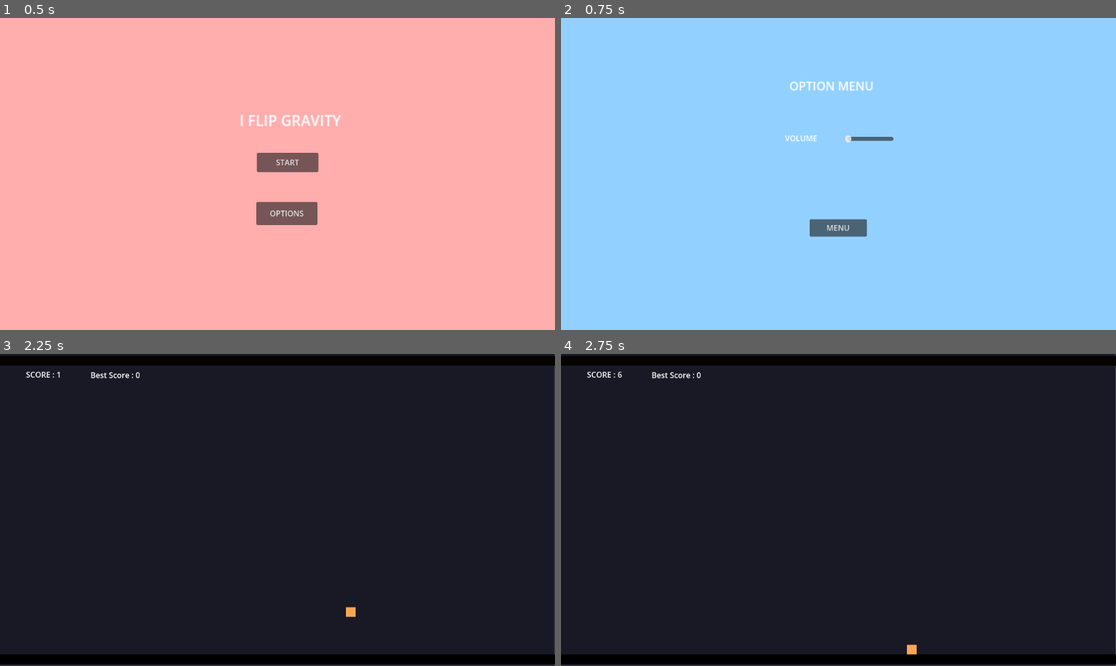
Above: before the commit, frames 1-4 (two rows, left to right).
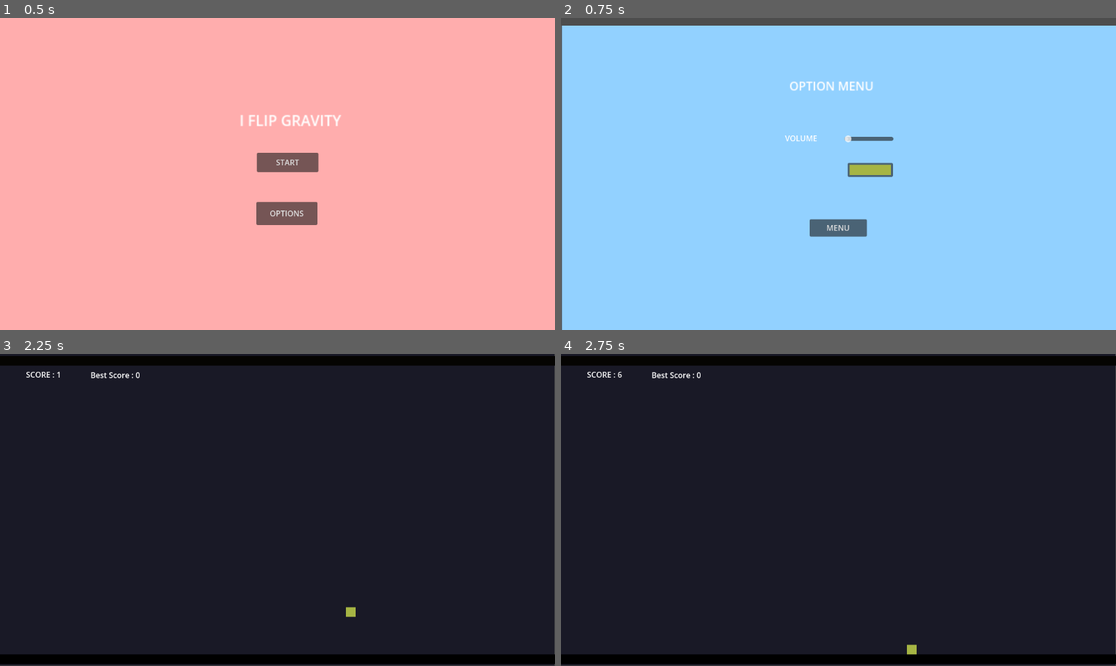
Above: after the commit, the same moments.

Repository: ansh33430w/I-flip-Gravity
Game: Godot game, scene res://scenes/mainmenu.tscn
Same seed, same stepped clock (60 frames per second), same inputs: the game is played once before the commit and once after it.
Inputs:
- Up to frame 1 (0.5 s): no input
- Up to frame 2 (0.75 s): click "OPTIONS" at 0.5 s
- Up to frame 3 (2.25 s): click "MENU" at 1.25 s; click "START" at 2 s
- Up to frame 4 (2.75 s): no input

Frame 1 is identical in both runs. In frame 2, 3.1% of the frame differs, in the area x 0-100%, y 0-100%; in frame 3, less than 0.1%; in frame 4, less than 0.1%.

Commit message:
added player color picker in option menu

Diff:
--- a/scenes/options.tscn
+++ b/scenes/options.tscn
@@ -13,8 +13,10 @@
 
 [node name="ColorRect" type="ColorRect" parent="." unique_id=1190918585]
 layout_mode = 0
-offset_right = 1152.0
-offset_bottom = 648.0
+offset_left = 2.0
+offset_top = 16.0
+offset_right = 1154.0
+offset_bottom = 664.0
 color = Color(0.57254905, 0.81960785, 1, 1)
 
 [node name="Button" type="Button" parent="." unique_id=971834924]
@@ -49,4 +51,11 @@
 scale = Vector2(1.535, 1.535)
 text = "OPTION MENU"
 
+[node name="ColorPickerButton" type="ColorPickerButton" parent="." unique_id=584923908]
+layout_mode = 0
+offset_left = 595.0
+offset_top = 301.0
+offset_right = 689.0
+offset_bottom = 330.0
+
 [connection signal="pressed" from="Button" to="." method="_on_button_pressed"]
--- a/scripts/CharacterBody2D.gd
+++ b/scripts/CharacterBody2D.gd
@@ -15,7 +15,7 @@
 
 
 func _ready() -> void:
-	color_rect.color = Color(0.97, 0.652, 0.337, 1.0)
+	color_rect.color =Global.playercolor
 
 
 func _physics_process(delta: float) -> void:
@@ -43,6 +43,11 @@
 func gravityflip() :
 
 	gravity_direction *= -1
-	color_rect.color = Color(1,.5,.2) if gravity_direction == -1 else Color(.2,.8,1)
+	var base = Global.playercolor
+	var flipped = base.inverted()
+
+	color_rect.color = flipped if gravity_direction ==-1 else base
+	$flipparticles.modulate= color_rect.color
 	$flipparticles.restart()
+
 	$flipparticles.emitting=true
--- a/scripts/GLOBAL.gd
+++ b/scripts/GLOBAL.gd
@@ -1,8 +1,10 @@
 extends Node
 
 var highscore = 0
+var playercolor = Color(0.649, 0.709, 0.266, 1.0)
 func _ready() -> void:
-	pass
+	loadhighscore()
+
 
 
 
@@ -27,3 +29,20 @@
 	if newscore> highscore:
 		highscore = newscore
 		savehighscore()
+
+
+
+
+func savesettings():
+	var file = FileAccess.open("user://settings.save",FileAccess.WRITE)
+	file.store_var(playercolor)
+	file.close()
+
+
+
+func loadsettings():
+	if FileAccess.file_exists("user://settings.save"):
+
+		var file = FileAccess.open("user://settings.save",FileAccess.READ)
+		playercolor = file.get_var()
+		file.close()
--- a/scripts/options.gd
+++ b/scripts/options.gd
@@ -4,7 +4,8 @@
 func _ready() -> void:
 	$HSlider.value = db_to_linear(AudioServer.get_bus_volume_db(AudioServer.get_bus_index("Master")))
 	$HSlider.value_changed.connect(_on_volume_changed)
-
+	$ColorPickerButton.color = Global.playercolor
+	$ColorPickerButton.color_changed.connect(_on_color_changed)
 
 
 func _on_volume_changed(value):
@@ -17,3 +18,8 @@
 
 func _on_button_pressed() -> void:
 	get_tree().change_scene_to_file("res://scenes/mainmenu.tscn")
+
+
+func _on_color_changed(color):
+	Global.playercolor=color
+	Global.savesettings()
